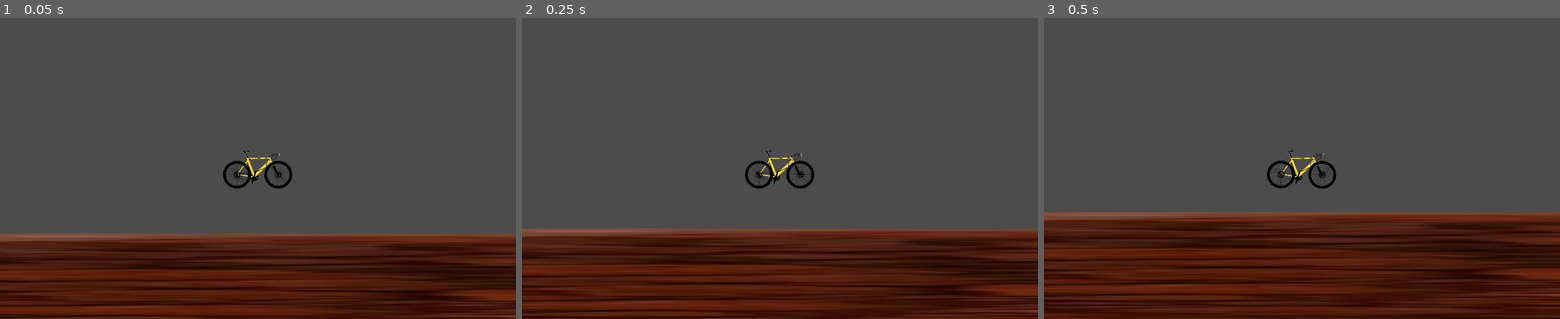
Above: before the commit, frames 1-3 (left to right).
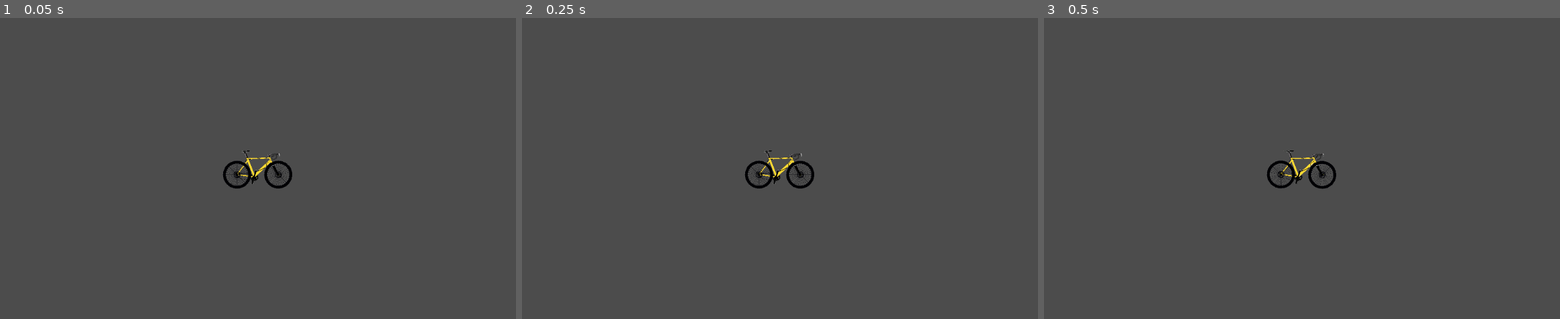
Above: after the commit, the same moments.

Repository: paulorbsfilho/downhill
Game: Godot game, scene res://main.tscn
Two runs of this game, one before a commit and one after it. Both use one fixed random seed, a clock stepped at 60 frames per second and the inputs below.
Inputs:
- Up to frame 1 (0.05 s): no input
- Up to frame 2 (0.25 s): no input
- Up to frame 3 (0.5 s): no input

The runs differ from the first frame. In frame 1, 28% of the frame differs, in the area x 0-100%, y 71-100%; in frame 2, 30%; in frame 3, 35%, in the area x 0-100%, y 44-100%.

Commit message:
inicio criacao terreno

Diff:
--- a/bike.tscn
+++ b/bike.tscn
@@ -7,7 +7,7 @@
 [sub_resource type="PhysicsMaterial" id=1]
 
 [sub_resource type="CircleShape2D" id=2]
-radius = 28.0998
+radius = 27.8492
 
 [sub_resource type="CircleShape2D" id=3]
 radius = 27.6104
@@ -31,12 +31,14 @@
 current = true
 
 [node name="CollisionPolygon2D" type="CollisionPolygon2D" parent="Body"]
-polygon = PoolVector2Array( -7.32648, 17.6046, 42.2269, 13.3571, 23.5854, -22.0382, -21.7206, -21.0943, -45.0815, 13.5931 )
+polygon = PoolVector2Array( -7.32648, 17.6046, 25.4721, -14.0343, 23.5854, -22.0382, -21.7206, -21.0943 )
+one_way_collision_margin = 0.0
 
 [node name="PinFront" type="PinJoint2D" parent="Body"]
 position = Vector2( 40.269, 12.2343 )
 node_a = NodePath("../../front")
 node_b = NodePath("..")
+disable_collision = false
 
 [node name="PinBack" type="PinJoint2D" parent="Body"]
 position = Vector2( -41.5072, 12.1016 )
@@ -49,11 +51,17 @@
 [node name="CollisionShape2D" type="CollisionShape2D" parent="front"]
 position = Vector2( -0.0272217, 0.0150166 )
 shape = SubResource( 2 )
+__meta__ = {
+"_edit_lock_": true
+}
 
 [node name="Sprite" type="Sprite" parent="front"]
 position = Vector2( 0.0693817, 0.0830994 )
 scale = Vector2( 0.153, 0.153 )
 texture = ExtResource( 2 )
+__meta__ = {
+"_edit_lock_": true
+}
 
 [node name="back" type="RigidBody2D" parent="."]
 position = Vector2( -41.3669, 12.2419 )
@@ -61,8 +69,14 @@
 [node name="CollisionShape2D" type="CollisionShape2D" parent="back"]
 position = Vector2( -0.0224304, 0.0705643 )
 shape = SubResource( 3 )
+__meta__ = {
+"_edit_lock_": true
+}
 
 [node name="Sprite" type="Sprite" parent="back"]
 position = Vector2( -0.231094, 0.0621796 )
 scale = Vector2( 0.153, 0.153 )
 texture = ExtResource( 2 )
+__meta__ = {
+"_edit_lock_": true
+}
--- a/main.tscn
+++ b/main.tscn
@@ -1,26 +1,31 @@
-[gd_scene load_steps=4 format=2]
+[gd_scene load_steps=6 format=2]
 
 [ext_resource path="res://terra.jpg" type="Texture" id=1]
 [ext_resource path="res://bike.tscn" type="PackedScene" id=2]
 
-[sub_resource type="RectangleShape2D" id=1]
-extents = Vector2( 39617.7, 38.901 )
+[sub_resource type="ShaderMaterial" id=1]
+
+[sub_resource type="Shader" id=2]
+
+[sub_resource type="ShaderMaterial" id=3]
+next_pass = SubResource( 1 )
+shader = SubResource( 2 )
 
 [node name="Main" type="Node2D"]
 
 [node name="bike" parent="." instance=ExtResource( 2 )]
 position = Vector2( 512.417, 297.931 )
 
-[node name="Earth" type="Node" parent="."]
+[node name="terrain" type="Node2D" parent="."]
 
-[node name="StaticBody2D" type="StaticBody2D" parent="Earth"]
+[node name="StaticBody2D" type="StaticBody2D" parent="terrain"]
 
-[node name="CollisionShape2D" type="CollisionShape2D" parent="Earth/StaticBody2D"]
-position = Vector2( 469.366, 463.308 )
-shape = SubResource( 1 )
+[node name="CollisionPolygon2D" type="CollisionPolygon2D" parent="terrain/StaticBody2D"]
+material = SubResource( 3 )
+polygon = PoolVector2Array( -3.63916, 423.82, 1086.16, 531.455, 1645.04, 935.818, 1908.75, 1071.23, 2208.09, 1171.02, 2478.93, 1092.62, 2749.76, 1106.87, 2942.19, 1192.4, 3184.52, 1206.65, 3334.19, 1285.05, 3615.58, 1405.99, 3844.3, 1432.9, 4019.21, 1513.62, 4288.3, 1540.53, 4597.75, 1527.08, 4799.56, 1486.71, 4987.92, 1486.71, 4934.1, 1607.8, 4853.38, 1742.35, 5001.38, 1688.53, 5135.92, 1580.89, 5283.92, 1634.71, 5458.82, 1701.98, 5701, 1742.35, 5835.55, 1796.16, 6037.36, 1876.89, 6091.18, 1971.07, 23.2695, 1917.25 )
 
-[node name="Sprite" type="Sprite" parent="Earth/StaticBody2D"]
-position = Vector2( 9446.42, 641.623 )
-scale = Vector2( 14.0507, 0.307689 )
+[node name="Sprite" type="Sprite" parent="terrain/StaticBody2D"]
+position = Vector2( -1149.59, 1541.83 )
+scale = Vector2( 1, 1.12471 )
 texture = ExtResource( 1 )
-normal_map = ExtResource( 1 )
+region_filter_clip = true
